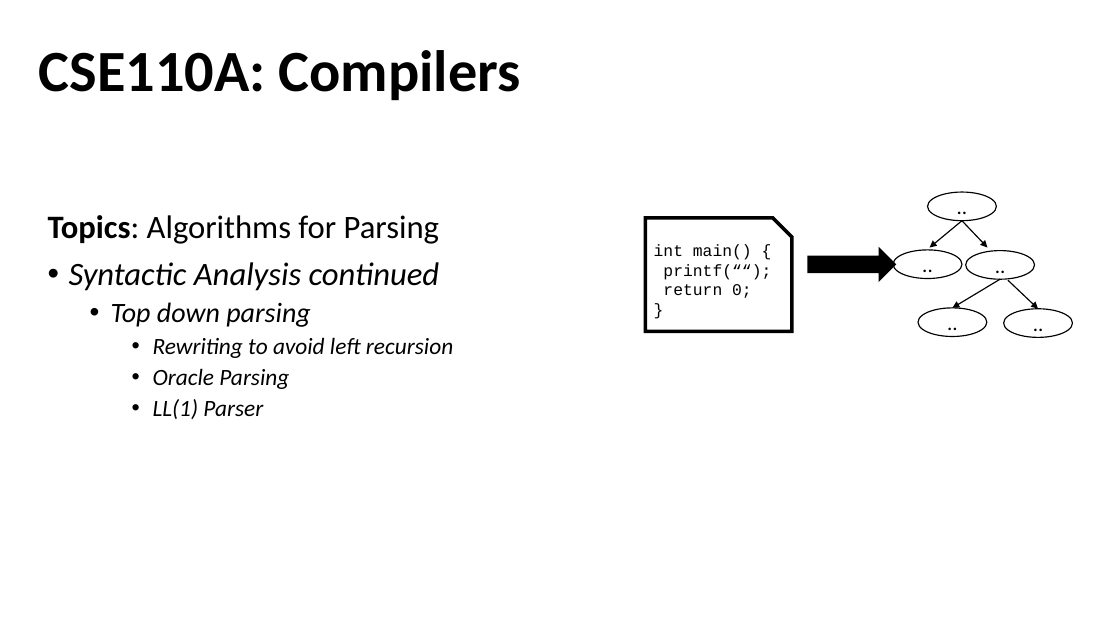
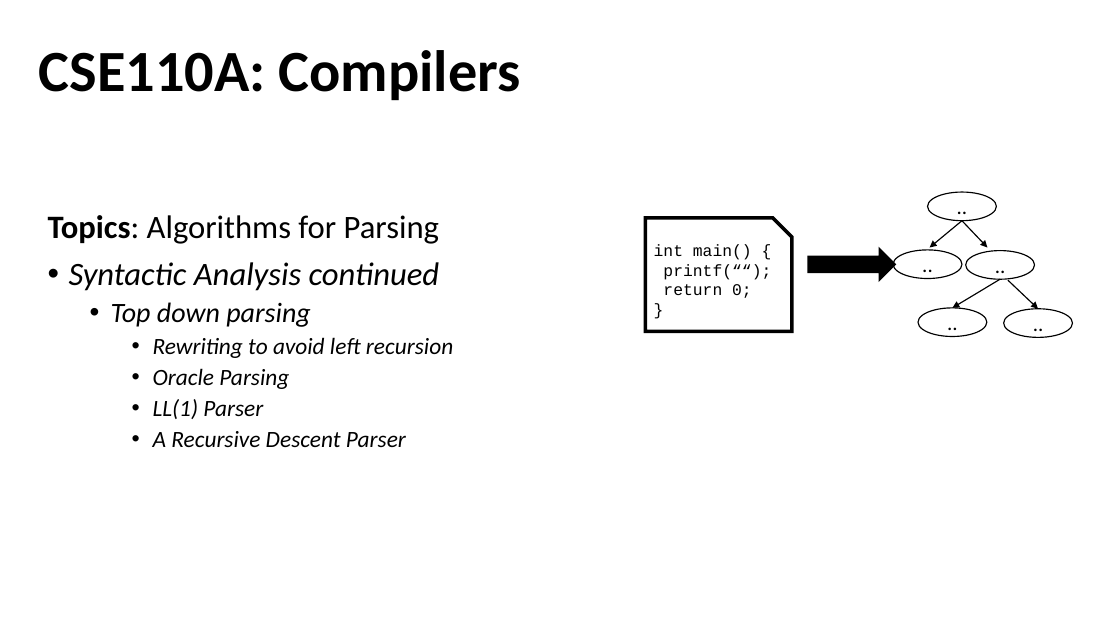
Before and after one commit to siero/CSE110A-W26, a slide deck: slide 1 of PDFS/C110-09-TOP-DOWN-PARSING.pptx. Drawn at 1120x630 pixels with LibreOffice and Linux fonts; fonts in the diff are those of the drawing. Boxes give left, top, right and bottom in pixels: in the first picture for what was removed or moved away, otherwise in the second. Text is boxed around its words. In the diff, an @@ line names an element or a change of style, - is before the commit and + after.

Commit message:
Add Recursive Descent slides to C110-09_TOP_DOWN_PARSING

```diff
--- a/PDFS/C110-09-TOP-DOWN-PARSING.pptx
+++ b/PDFS/C110-09-TOP-DOWN-PARSING.pptx
@@ text at (153, 431, 406, 447): paragraph added @@
+    • A Recursive Descent Parser
```
Also in this commit, not shown: 14 slides added, 1 other file.
